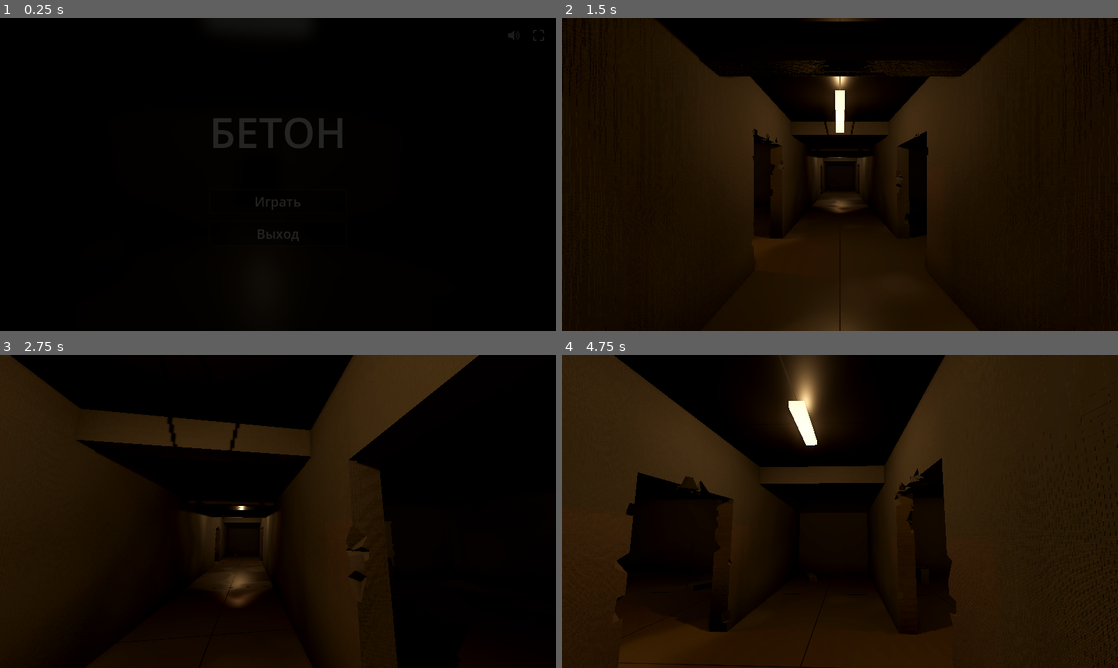
Above: before the commit, frames 1-4 (two rows, left to right).
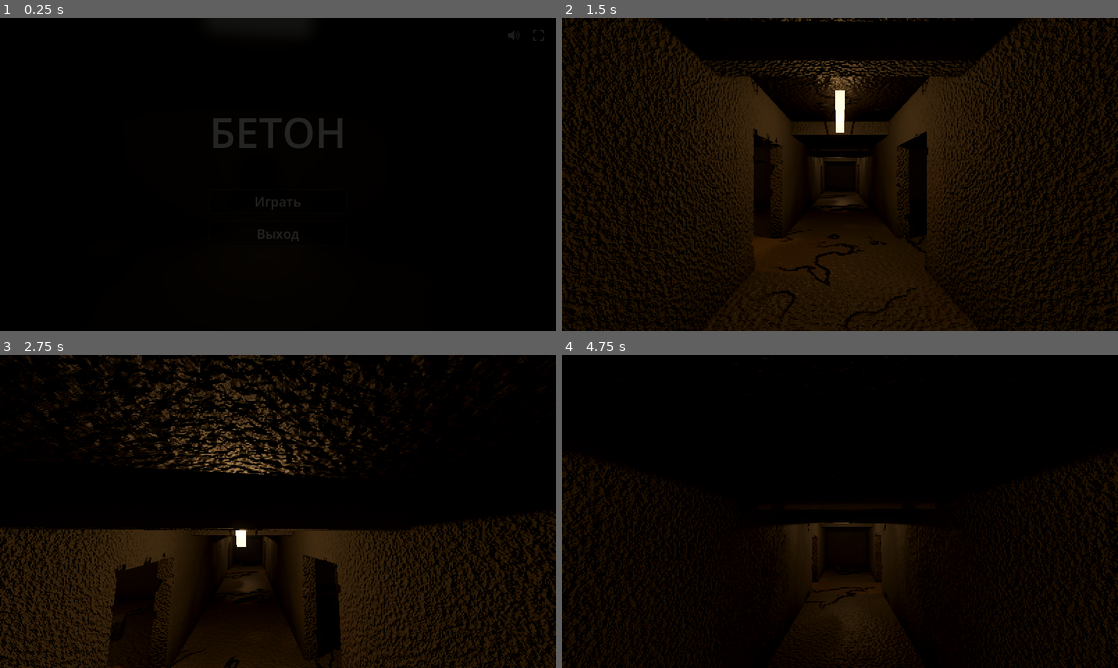
Above: after the commit, the same moments.

Repository: volinadtim/german-games
Game: Godot game, scene res://main.tscn
The game is run twice, just before and just after one commit, with the same random seed, the same clock (stepped at 60 frames per second) and the same inputs.
Inputs (mouse positions are in pixels of both pictures, inside the frame that each line leads up to):
- Up to frame 1 (0.25 s): no input
- Up to frame 2 (1.5 s): click "Играть" at 0.5 s; click "Играть" at 1.25 s
- Up to frame 3 (2.75 s): tap Enter at 2 s; move the mouse to (305, 511) at 2.02 s; hold W (move_forward) from 2.03 s (still down); hold Shift (sprint) from 2.03 s (still down); tap Space (jump, bound only after the commit) at 2.27, 2.3, 2.57 s
- Up to frame 4 (4.75 s): keep holding W (move_forward); move the mouse to (812, 511) at 2.77 s; release Shift (sprint) at 2.78 s; tap Space (jump, bound only after the commit) at 2.85, 3.02, 3.32, 3.8, 4.52 s; tap Shift (sprint) at 3.05, 4.35 s; move the mouse to (851, 505) at 3.52 s; hold Shift (sprint) 3.53-4.28 s; move the mouse to (834, 517) at 4.27 s

The runs differ from the first frame. In frame 2, 11% of the frame differs, in the area x 0-100%, y 0-100%; in frame 3, 38%; in frame 4, 55%.

Commit message:
concrete-halls: меньше глянца, каменное зерно стен, случайные трещины вместо швов, прыжок, дольше разгон
Co-Authored-By: Claude Opus 5.5 <noreply@anthropic.com>

Diff:
--- a/godot/concrete-halls/concrete.gdshader
+++ b/godot/concrete-halls/concrete.gdshader
@@ -1,18 +1,20 @@
 shader_type spatial;
 // Бетон, трипланарно в мировых координатах.
-//  polished = 0: стены — очень мягкие широкие пятна, лёгкие потёки, плесень у пола/потолка, пыль сверху,
-//                затемнение у стыков с полом и потолком, едва заметная неровность.
-//  polished = 1: пол/потолок — шлифованный бетон: ровный тон, слабый глянец, швы-распилы, редкая пыль.
+//  polished = 0: стены — шероховатый «каменный» рельеф (зерно, поры), мягкие широкие пятна, плесень у пола/потолка,
+//                пыль на верхних гранях, затемнение у стыков, случайные трещины.
+//  polished = 1: пол/потолок — шлифованный бетон: ровный тон, лёгкий матовый блеск, случайные трещины, мягкая пыль.
 
 uniform sampler2D noise_big : filter_linear_mipmap, repeat_enable;
 uniform sampler2D noise_fine : filter_linear_mipmap, repeat_enable;
+uniform sampler2D noise_cell : filter_linear_mipmap, repeat_enable;   // ячеистый шум — зерно камня
+uniform sampler2D noise_crack : filter_linear_mipmap, repeat_enable;  // извилистый шум — трещины
 uniform vec3 base_color : source_color = vec3(0.27, 0.265, 0.25);
 uniform vec3 mold_color : source_color = vec3(0.17, 0.18, 0.15);
 uniform vec3 dust_color : source_color = vec3(0.33, 0.31, 0.29);
 uniform float ceiling_h = 3.2;
 uniform float polished = 0.0;
-uniform float joint_step = 3.0;
 uniform float bump = 0.25;
+uniform float grain_bump = 1.2;
 
 varying vec3 wpos;
 varying vec3 wnrm;
@@ -28,6 +30,17 @@
 	return texture(t, p.zy * s).r * w.x + texture(t, p.xz * s).r * w.y + texture(t, p.xy * s).r * w.z;
 }
 
+// Случайные трещины: тонкие «гребни» извилистого шума, только там, где их разрешает маска.
+float cracks(vec3 p, vec3 n, float density) {
+	vec3 warp = vec3(tri(noise_big, p, n, 0.11), 0.0, tri(noise_big, p + vec3(9.0), n, 0.11)) * 1.5;
+	float c = tri(noise_crack, p + warp, n, 0.09);
+	float d = abs(c - 0.5);
+	float w = fwidth(c) * 1.2 + 0.003;
+	float line = 1.0 - smoothstep(w * 0.4, w, d);
+	float mask = smoothstep(1.0 - density, 1.0 - density + 0.15, tri(noise_big, p + vec3(53.0, 0.0, 11.0), n, 0.06));
+	return line * mask;
+}
+
 void fragment() {
 	float wall = 1.0 - abs(wnrm.y);
 	float up = clamp(wnrm.y, 0.0, 1.0);
@@ -41,55 +54,49 @@
 	float hgt;
 
 	if (polished > 0.5) {
-		// шлифованный бетон
-		col = base_color * (0.94 + 0.12 * (big - 0.5) + 0.05 * (mid - 0.5) + 0.02 * (fine - 0.5));
-		// швы-распилы
-		vec2 g = abs(fract(wpos.xz / joint_step + 0.5) - 0.5) * joint_step;
-		float joint = 1.0 - smoothstep(0.004, 0.012, min(g.x, g.y));
-		col *= 1.0 - 0.45 * joint;
-		// редкая мягкая пыль только на полу
+		col = base_color * (0.94 + 0.12 * (big - 0.5) + 0.05 * (mid - 0.5) + 0.03 * (fine - 0.5));
+		float cr = cracks(wpos, wnrm, 0.45);
+		col *= 1.0 - 0.5 * cr;
 		float dust = smoothstep(0.55, 0.85, tri(noise_big, wpos + vec3(31.0, 0.0, 7.0), wnrm, 0.08)) * up;
 		col = mix(col, dust_color, dust * 0.25);
-		rough = 0.28 + 0.14 * big + 0.35 * dust + 0.3 * joint;
-		hgt = 0.0;
+		rough = 0.5 + 0.12 * big + 0.3 * dust + 0.3 * cr;
+		hgt = fine * 0.05 - cr * 0.15;
 	} else {
-		col = base_color * (0.95 + 0.1 * (big - 0.5) + 0.05 * (mid - 0.5) + 0.03 * (fine - 0.5));
-		// очень крупные мягкие пятна, почти в цвет стены
+		float cell = tri(noise_cell, wpos, wnrm, 0.9);
+		float grain = tri(noise_fine, wpos * 3.1, wnrm, 0.9);
+		col = base_color * (0.95 + 0.1 * (big - 0.5) + 0.05 * (mid - 0.5) + 0.08 * (cell - 0.5) + 0.06 * (grain - 0.5));
 		float stain = smoothstep(0.35, 0.9, tri(noise_big, wpos * 0.5 + vec3(41.0), wnrm, 0.02));
 		col *= 1.0 - 0.1 * stain;
-		// лёгкие потёки сверху вниз
 		float streak = texture(noise_big, vec2((wpos.x + wpos.z) * 0.25, wpos.y * 0.02)).r;
 		col *= 1.0 - 0.06 * smoothstep(0.5, 0.85, streak) * wall;
-		// плесень у пола и потолка — широкая и мягкая
 		float near_floor = 1.0 - smoothstep(0.0, 1.3, h);
 		float near_ceil = smoothstep(ceiling_h - 0.8, ceiling_h, h);
 		float mold_n = tri(noise_big, wpos + vec3(5.0, 0.0, 9.0), wnrm, 0.06);
 		float mold = smoothstep(0.45, 0.95, mold_n + near_floor * 0.3 + near_ceil * 0.15);
 		col = mix(col, mold_color, mold * 0.45);
-		// пыль на верхних гранях обломков
 		float dust = smoothstep(0.35, 0.75, tri(noise_big, wpos + vec3(31.0, 0.0, 7.0), wnrm, 0.12)) * up;
 		col = mix(col, dust_color, dust * 0.4);
+		float cr = cracks(wpos, wnrm, 0.35);
+		col *= 1.0 - 0.45 * cr;
 		ao = 1.0 - 0.4 * (1.0 - smoothstep(0.0, 0.5, h)) * wall - 0.3 * smoothstep(ceiling_h - 0.45, ceiling_h, h) * wall;
-		rough = 0.92 - mold * 0.15;
-		// плавная неровность: только низкочастотный шум
-		hgt = mid * 0.7 + big * 0.3;
+		rough = 0.94 - mold * 0.12;
+		// плавные волны + шероховатое зерно камня + углубления трещин
+		hgt = (mid * 0.7 + big * 0.3) * (bump / grain_bump) + cell * 0.05 + grain * 0.03 - cr * 0.12;
 	}
 
 	ALBEDO = col;
 	AO = ao;
 	AO_LIGHT_AFFECT = 0.6;
 	ROUGHNESS = rough;
-	SPECULAR = 0.4;
+	SPECULAR = 0.3;
 
-	if (bump > 0.0 && polished < 0.5) {
-		vec3 dpdx = dFdx(VERTEX);
-		vec3 dpdy = dFdy(VERTEX);
-		float dhx = dFdx(hgt);
-		float dhy = dFdy(hgt);
-		vec3 r1 = cross(dpdy, NORMAL);
-		vec3 r2 = cross(NORMAL, dpdx);
-		float det = dot(dpdx, r1);
-		vec3 grad = sign(det) * (dhx * r1 + dhy * r2);
-		NORMAL = normalize(abs(det) * NORMAL - bump * grad);
-	}
+	vec3 dpdx = dFdx(VERTEX);
+	vec3 dpdy = dFdy(VERTEX);
+	float dhx = dFdx(hgt);
+	float dhy = dFdy(hgt);
+	vec3 r1 = cross(dpdy, NORMAL);
+	vec3 r2 = cross(NORMAL, dpdx);
+	float det = dot(dpdx, r1);
+	vec3 grad = sign(det) * (dhx * r1 + dhy * r2);
+	NORMAL = normalize(abs(det) * NORMAL - grain_bump * grad);
 }
--- a/godot/concrete-halls/level.gd
+++ b/godot/concrete-halls/level.gd
@@ -22,12 +22,16 @@
 var ceil_mat: ShaderMaterial
 var wire_mat: StandardMaterial3D
 var rng := RandomNumberGenerator.new()
+var noise_extra: Array = []
 
 
 func _ready() -> void:
 	rng.seed = 7
 	var big := _noise_tex(11, 0.006, 3)
 	var fine := _noise_tex(23, 0.04, 4)
+	var cell := _noise_tex(37, 0.05, 2, FastNoiseLite.TYPE_CELLULAR)
+	var crack := _noise_tex(41, 0.008, 4)
+	noise_extra = [cell, crack]
 	wall_mat = _concrete(big, fine, Color(0.27, 0.265, 0.25))
 	floor_mat = _concrete(big, fine, Color(0.25, 0.24, 0.225), true)
 	ceil_mat = _concrete(big, fine, Color(0.14, 0.135, 0.13), true)
@@ -280,10 +284,10 @@
 	return root
 
 
-func _noise_tex(seed_: int, freq: float, octaves: int) -> NoiseTexture2D:
+func _noise_tex(seed_: int, freq: float, octaves: int, ntype := FastNoiseLite.TYPE_SIMPLEX_SMOOTH) -> NoiseTexture2D:
 	var noise := FastNoiseLite.new()
 	noise.seed = seed_
-	noise.noise_type = FastNoiseLite.TYPE_SIMPLEX_SMOOTH
+	noise.noise_type = ntype
 	noise.frequency = freq
 	noise.fractal_octaves = octaves
 	noise.fractal_gain = 0.5
@@ -301,6 +305,8 @@
 	m.shader = ConcreteShader
 	m.set_shader_parameter("noise_big", big)
 	m.set_shader_parameter("noise_fine", fine)
+	m.set_shader_parameter("noise_cell", noise_extra[0])
+	m.set_shader_parameter("noise_crack", noise_extra[1])
 	m.set_shader_parameter("base_color", base)
 	m.set_shader_parameter("ceiling_h", H)
 	m.set_shader_parameter("polished", 1.0 if polished else 0.0)
--- a/godot/concrete-halls/main.gd
+++ b/godot/concrete-halls/main.gd
@@ -154,6 +154,7 @@
 	_add_keys("move_left", [KEY_A, KEY_LEFT])
 	_add_keys("move_right", [KEY_D, KEY_RIGHT])
 	_add_keys("sprint", [KEY_SHIFT])
+	_add_keys("jump", [KEY_SPACE])
 	_add_keys("toggle_fullscreen", [KEY_F11])
 
 
--- a/godot/concrete-halls/player.gd
+++ b/godot/concrete-halls/player.gd
@@ -7,6 +7,9 @@
 const SENS := 0.0022
 const CAM_Y := 1.62
 const FOV := 75.0
+const JUMP := 4.6
+const ACCEL_WALK := 5.0
+const ACCEL_SPRINT := 3.2
 
 var active := false
 var cam: Camera3D
@@ -20,6 +23,8 @@
 var step_player: AudioStreamPlayer
 var step_idx := 0
 var last_step := -1
+var was_on_floor := true
+var land_speed := 0.0
 
 
 func _ready() -> void:
@@ -139,8 +144,12 @@
 
 
 func _physics_process(delta: float) -> void:
-	if not is_on_floor():
+	var on_floor := is_on_floor()
+	if not on_floor:
 		velocity.y -= GRAVITY * delta
+	elif active and Input.is_action_just_pressed("jump"):
+		velocity.y = JUMP
+		on_floor = false
 
 	var inp := Vector2.ZERO
 	if active:
@@ -155,14 +164,29 @@
 		sprint_carry = move_toward(sprint_carry, 0.0, delta * 0.7)
 
 	var target := dir * (SPRINT if sprinting else WALK)
-	# разгон быстрый, торможение мягкое; после бега — ещё мягче
-	var rate := 9.0 if moving else lerpf(7.0, 2.8, sprint_carry)
-	var hv := Vector3(velocity.x, 0, velocity.z).lerp(target, 1.0 - exp(-rate * delta))
+	var hv := Vector3(velocity.x, 0, velocity.z)
+	var air := 1.0 if on_floor else 0.25
+	if moving and target.length() > hv.length() + 0.01:
+		# разгон: с места до шага ~0.7 с, с шага до бега ~1 с
+		var accel := ACCEL_SPRINT if hv.length() > WALK - 0.2 else ACCEL_WALK
+		# поворот на ходу не тормозим: сначала выравниваем направление, потом добавляем скорость
+		var spd := move_toward(hv.length(), target.length(), accel * air * delta)
+		var d := hv.normalized().slerp(target.normalized(), 1.0 - exp(-10.0 * air * delta)) if hv.length() > 0.1 else target.normalized()
+		hv = d * spd
+	else:
+		# торможение мягкое; после бега — ещё мягче
+		var rate := (7.0 if moving else lerpf(6.0, 2.6, sprint_carry)) * air
+		hv = hv.lerp(target, 1.0 - exp(-rate * delta))
 	velocity.x = hv.x
 	velocity.z = hv.z
 	move_and_slide()
 
-	_animate(delta, hv.length(), sprinting)
+	if is_on_floor() and not was_on_floor and land_speed < -2.5:
+		_play_step(-4.0)
+	land_speed = velocity.y
+	was_on_floor = is_on_floor()
+
+	_animate(delta, hv.length() if is_on_floor() else 0.0, sprinting)
 
 
 func _animate(delta: float, spd: float, sprinting: bool) -> void:
@@ -181,13 +205,17 @@
 	if s != last_step:
 		last_step = s
 		if spd > 0.6 and is_on_floor():
-			step_idx = (step_idx + 1 + randi() % (steps.size() - 1)) % steps.size()
-			step_player.stream = steps[step_idx]
-			step_player.volume_db = (-6.0 if sprinting else -12.0) + randf_range(-1.5, 1.5)
-			step_player.pitch_scale = randf_range(0.9, 1.08) * (1.05 if sprinting else 1.0)
-			step_player.play()
+			_play_step((-6.0 if sprinting else -12.0) + randf_range(-1.5, 1.5), 1.05 if sprinting else 1.0)
 	var want_fov := FOV + (7.0 if sprinting else 0.0)
 	cam.fov = lerpf(cam.fov, want_fov, 1.0 - exp(-5.0 * delta))
+
+
+func _play_step(db: float, pitch := 1.0) -> void:
+	step_idx = (step_idx + 1 + randi() % (steps.size() - 1)) % steps.size()
+	step_player.stream = steps[step_idx]
+	step_player.volume_db = db
+	step_player.pitch_scale = randf_range(0.9, 1.08) * pitch
+	step_player.play()
 
 
 ## Шаг ботинка по камню: мягкий удар пятки + перекат на носок + короткий шорох подошвы
